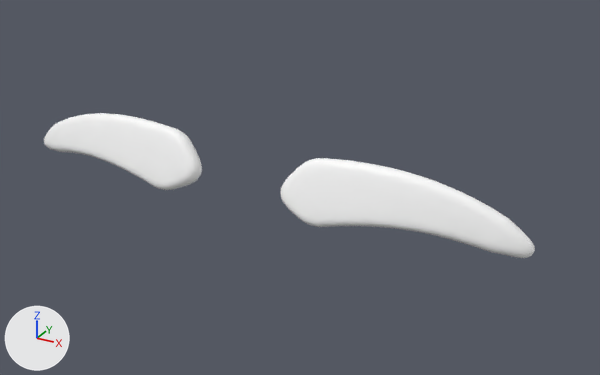
An edit to the glTF model apps/web/public/avatar-kit/brows/bushy.glb, drawn before and after from the same camera.
Camera for both pictures: a camera (50 mm lens) standing at (0.718, -2.037, 0.914) and looking at (0.088, -0.892, 0.341). Lighting does not change. The marker at lower left points along +X, +Y and +Z. The first picture is the older version. Both versions are drawn at full value of the shape key 'idHeadWide' of 'Mesh_0'; the numbers are the values there.

Before the edit, the objects in view are built like this:
```python
me_mesh_0 = bpy.data.meshes.new('Mesh_0')
me_mesh_0.from_pydata(...)  # 1304 vertices, 2600 faces; spans x 190.0..16196.0, y -1651.0..-303.0, z 1083.0..2925.0
me_mesh_0.materials.append(mat_defaultmaterial)
ob_mesh_0 = bpy.data.objects.new('Mesh_0', me_mesh_0)
ob_mesh_0.parent = ob_part
ob_mesh_0.location = (-0.505, -0.871, 0.245)
ob_mesh_0.scale = (0.0000616, 0.0000616, 0.0000616)
```
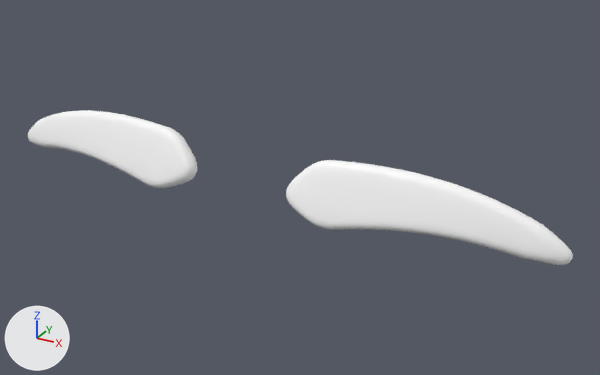
Pixel boxes [x1, y1, x2, y2] of what changed, in the pictures (600 x 375 px; the box of a moved part takes in the faces that stretch with it):
'Mesh_0', reshaped, moved, rescaled (11% wider, 7% taller): before [44, 113, 535, 258]; after [28, 110, 573, 265]
part 1 of me_mesh_0, moved or reshaped: before [280, 158, 535, 258]; after [286, 160, 573, 265]
part 2 of me_mesh_0, moved or reshaped: before [44, 113, 202, 190]; after [28, 110, 197, 188]

The change, as a diff of the scene's bpy script:
```diff
--- a/apps/web/public/avatar-kit/brows/bushy.glb.py
+++ b/apps/web/public/avatar-kit/brows/bushy.glb.py
@@ me_mesh_0 @@
 # used by ob_mesh_0; parent = ob_part; location = (-0.505, -0.871, 0.245); scale = (0.0000616, 0.0000616, 0.0000616)
-me_mesh_0.from_pydata(...)  # 1304 vertices, 2600 faces; spans x 190.0..16196.0, y -1651.0..-303.0, z 1083.0..2925.0
+me_mesh_0.from_pydata(...)  # 1304 vertices, 2600 faces; spans x 0.0..16383.0, y -1541.0..-188.0, z 982.0..2678.0
+# me_mesh_0 part 1: 661 of 1304 vertices moved; they spanned x 9528.0..16196.0, y -1651.0..-304.0, z 1085.0..2925.0 and now span x 9572.0..16383.0, y -1541.0..-188.0, z 982.0..2678.0; mean shift (130.0, 95.0, -170.0); largest move (14546.0, -788.0, 2490.0) -> (14723.0, -678.0, 2261.0)
+# me_mesh_0 part 2: 643 of 1304 vertices moved; they spanned x 190.0..6855.0, y -1650.0..-303.0, z 1083.0..2924.0 and now span x 0.0..6811.0, y -1541.0..-190.0, z 983.0..2678.0; mean shift (-131.0, 96.0, -169.0); largest move (1850.0, -797.0, 2493.0) -> (1673.0, -687.0, 2264.0)
 me_mesh_0.materials.append(mat_defaultmaterial)
@@ ob_mesh_0 @@
 ob_mesh_0.parent = ob_part
-ob_mesh_0.location = (-0.505, -0.871, 0.245)
-ob_mesh_0.scale = (0.0000616, 0.0000616, 0.0000616)
+ob_mesh_0.location = (-0.547, -0.868, 0.245)
+ob_mesh_0.scale = (0.0000668, 0.0000668, 0.0000668)
```
